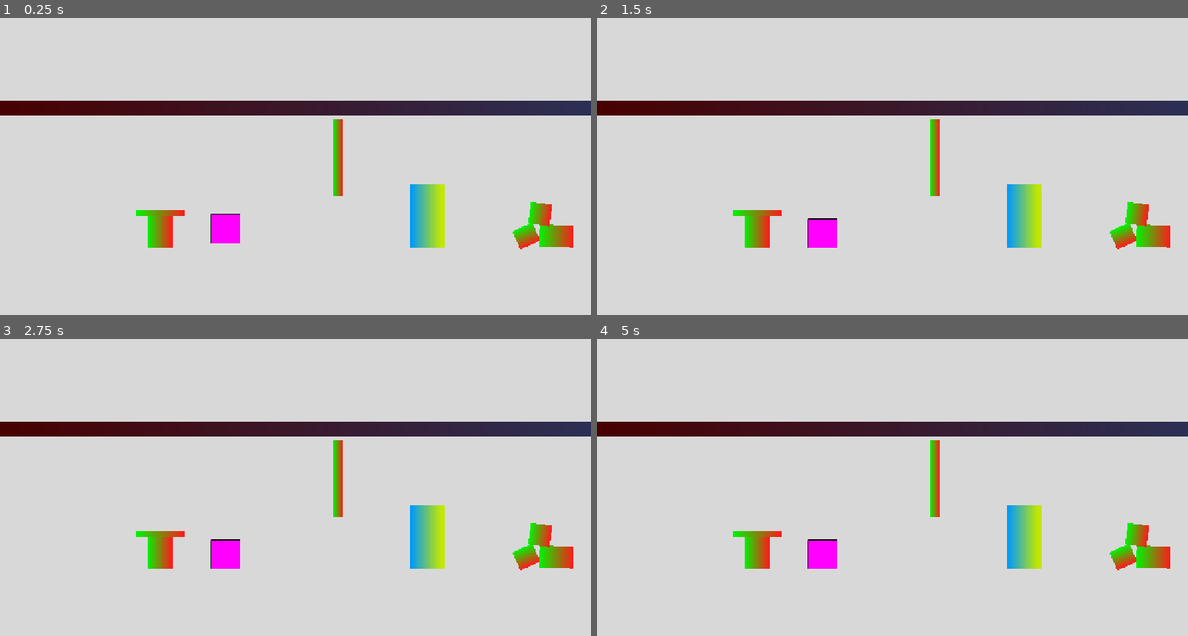
Above: before the commit, frames 1-4 (two rows, left to right).
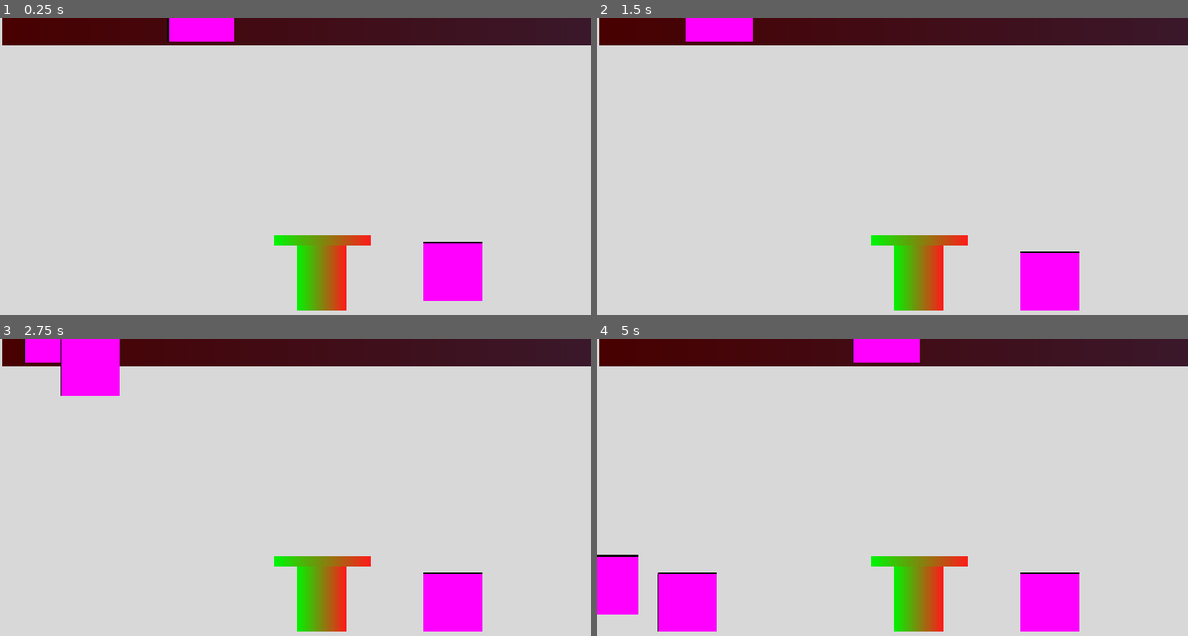
Above: after the commit, the same moments.

Repository: LuanDiegs/FelpoJam
Game: Godot game, scene res://Cenas/Placeholders/base_level_test.tscn
The game is run twice, just before and just after one commit, with the same random seed, the same clock (stepped at 60 frames per second) and the same inputs. The project has no main scene, so this scene is started directly.
Inputs:
- Up to frame 1 (0.25 s): no input
- Up to frame 2 (1.5 s): hold D (move_right) 0.53-1.28 s; tap Space (jump) at 0.6, 0.77, 1.07 s; hold A (move_left) from 1.28 s (still down); tap Shift (slide) at 1.35 s
- Up to frame 3 (2.75 s): tap Space (jump) at 1.52, 1.55, 1.82, 2.1 s; tap Enter at 2 s; release A (move_left) at 2.03 s; hold D (move_right) from 2.03 s (still down)
- Up to frame 4 (5 s): tap Shift (slide) at 2.85, 4.35 s; tap Space (jump) at 3.02, 3.05, 3.32, 3.6, 3.77, 4.07, 4.52, 4.55, 4.82 s; release D (move_right) at 3.53 s; hold A (move_left) from 3.53 s (still down)

The runs differ from the first frame. In frame 1, 22% of the frame differs, in the area x 0-100%, y 0-99%; in frame 2, 22%; in frame 3, 23%; in frame 4, 26%.

Commit message:
Melhorei a fisica do personagem
Adicionei novas melhorias na fisica e movimentação dopersonagem, agora o personagem não fica mais preso no chão e não fica mais preso em cima de certos objetos

Diff:
--- a/source/felpojam--projeto-gigantossauro/Cenas/Placeholders/base_level_test.tscn
+++ b/source/felpojam--projeto-gigantossauro/Cenas/Placeholders/base_level_test.tscn
@@ -2,6 +2,7 @@
 
 [ext_resource type="PackedScene" uid="uid://3euyqw8mawnm" path="res://Cenas/player_boss_battle.tscn" id="1_vaer1"]
 [ext_resource type="PackedScene" uid="uid://b1ufgtckjsbtw" path="res://Cenas/Placeholders/obstacle_placeholder.tscn" id="2_g0id4"]
+[ext_resource type="PackedScene" uid="uid://cjy0bum5jk1cp" path="res://Cenas/boss.tscn" id="3_jafct"]
 
 [sub_resource type="Gradient" id="Gradient_72efe"]
 colors = PackedColorArray(0.8474744, 0.84747446, 0.84747446, 1, 0.84705883, 0.84705883, 0.84705883, 1)
@@ -41,7 +42,7 @@
 [node name="Base_level_test" type="Node2D" unique_id=1242278278]
 
 [node name="Background" type="Sprite2D" parent="." unique_id=2037398130]
-position = Vector2(0, -670)
+position = Vector2(-505, -700.00006)
 scale = Vector2(113.28125, 38.90625)
 texture = SubResource("GradientTexture2D_xna6u")
 centered = false
@@ -214,9 +215,8 @@
 texture = SubResource("GradientTexture2D_upuu2")
 
 [node name="Camera2D" type="Camera2D" parent="." unique_id=918689281]
-position = Vector2(0, -360)
+position = Vector2(-5, 5)
 anchor_mode = 0
-zoom = Vector2(0.5, 0.5)
 
 [node name="StaticBody2D" type="StaticBody2D" parent="." unique_id=1842553620]
 collision_layer = 64
@@ -231,3 +231,8 @@
 
 [node name="ObstaclePlaceholder" parent="." unique_id=357976468 instance=ExtResource("2_g0id4")]
 position = Vector2(975, 525)
+
+[node name="Boss" parent="." unique_id=261981283 instance=ExtResource("3_jafct")]
+position = Vector2(280, 55)
+left_limit = 0.0
+right_limit = 720.0
--- a/source/felpojam--projeto-gigantossauro/Cenas/Placeholders/obstacle_placeholder.tscn
+++ b/source/felpojam--projeto-gigantossauro/Cenas/Placeholders/obstacle_placeholder.tscn
@@ -1,6 +1,8 @@
 [gd_scene format=3 uid="uid://b1ufgtckjsbtw"]
 
 [ext_resource type="Script" uid="uid://e5xfdpnl4n48" path="res://Scripts/obstacle.gd" id="1_lnmmn"]
+
+[sub_resource type="PhysicsMaterial" id="PhysicsMaterial_lnmmn"]
 
 [sub_resource type="PlaceholderTexture2D" id="PlaceholderTexture2D_0ui4t"]
 size = Vector2(128, 128)
@@ -12,8 +14,9 @@
 size = Vector2(130, 130)
 
 [node name="ObstaclePlaceholder" type="RigidBody2D" unique_id=357976468 groups=["Obstacles"]]
-collision_layer = 66
-collision_mask = 65
+collision_layer = 2
+collision_mask = 67
+physics_material_override = SubResource("PhysicsMaterial_lnmmn")
 script = ExtResource("1_lnmmn")
 
 [node name="Texture" type="Sprite2D" parent="." unique_id=560448378]
--- /dev/null
+++ b/source/felpojam--projeto-gigantossauro/Cenas/boss.tscn
@@ -0,0 +1,22 @@
+[gd_scene format=3 uid="uid://cjy0bum5jk1cp"]
+
+[ext_resource type="Script" uid="uid://cx7ba220nwemk" path="res://Scripts/boss.gd" id="1_c7w6l"]
+
+[sub_resource type="PlaceholderTexture2D" id="PlaceholderTexture2D_1xof2"]
+size = Vector2(146, 274)
+
+[sub_resource type="RectangleShape2D" id="RectangleShape2D_mwuxf"]
+size = Vector2(154, 270)
+
+[node name="Boss" type="Node2D" unique_id=261981283]
+script = ExtResource("1_c7w6l")
+
+[node name="Sprite2D" type="Sprite2D" parent="." unique_id=1768347236]
+position = Vector2(0, -137)
+texture = SubResource("PlaceholderTexture2D_1xof2")
+
+[node name="Area" type="Area2D" parent="." unique_id=1522206941]
+
+[node name="Collision" type="CollisionShape2D" parent="Area" unique_id=1247697118]
+position = Vector2(0, -140)
+shape = SubResource("RectangleShape2D_mwuxf")
--- a/source/felpojam--projeto-gigantossauro/Cenas/player_boss_battle.tscn
+++ b/source/felpojam--projeto-gigantossauro/Cenas/player_boss_battle.tscn
@@ -3,43 +3,57 @@
 [ext_resource type="Script" uid="uid://ch7gfodb7a1f0" path="res://Scripts/player_boss_battle.gd" id="1_g784b"]
 
 [sub_resource type="RectangleShape2D" id="RectangleShape2D_08rgd"]
-size = Vector2(146, 274)
+size = Vector2(146, 269)
 
 [sub_resource type="RectangleShape2D" id="RectangleShape2D_g784b"]
-size = Vector2(160, 267)
+size = Vector2(154, 270)
 
 [node name="PlayerBossBattle" type="CharacterBody2D" unique_id=215043948]
-position = Vector2(0, -137)
+position = Vector2(0, -1)
 collision_mask = 70
 script = ExtResource("1_g784b")
 
 [node name="Collision" type="CollisionShape2D" parent="." unique_id=326079195]
-visible = false
+position = Vector2(0, -139.5)
 shape = SubResource("RectangleShape2D_08rgd")
 debug_color = Color(0, 0.6, 0.7019608, 0.41960785)
 
 [node name="Hurtbox" type="Area2D" parent="." unique_id=55514792]
+position = Vector2(0, -137)
 collision_layer = 32
 collision_mask = 0
 
 [node name="Collision" type="CollisionShape2D" parent="Hurtbox" unique_id=1801665405]
-position = Vector2(0, -2.5)
+position = Vector2(0, -3.25)
 shape = SubResource("RectangleShape2D_g784b")
 debug_color = Color(1, 0.2784314, 0.3019608, 0.49803922)
 
 [node name="RayJump" type="RayCast2D" parent="." unique_id=1235867979]
-position = Vector2(-73, 0)
+position = Vector2(-60, -137)
 scale = Vector2(4, 4)
-target_position = Vector2(0, 35)
-collision_mask = 64
+target_position = Vector2(-3, 36)
+collision_mask = 66
 
 [node name="RayJump2" type="RayCast2D" parent="." unique_id=128805423]
-scale = Vector2(4, 4)
-target_position = Vector2(0, 35)
-collision_mask = 64
+position = Vector2(0, -137)
+scale = Vector2(36, 36)
+target_position = Vector2(0, 4)
+collision_mask = 66
 
 [node name="RayJump3" type="RayCast2D" parent="." unique_id=668276863]
-position = Vector2(73, 0)
+position = Vector2(61, -137)
 scale = Vector2(4, 4)
-target_position = Vector2(0, 35)
-collision_mask = 64
+target_position = Vector2(3, 36)
+collision_mask = 66
+
+[node name="RayJump4" type="RayCast2D" parent="." unique_id=811137018]
+position = Vector2(61, -137)
+scale = Vector2(4, 4)
+target_position = Vector2(-5, 36)
+collision_mask = 66
+
+[node name="RayJump5" type="RayCast2D" parent="." unique_id=895824606]
+position = Vector2(-60, -137)
+scale = Vector2(4, 4)
+target_position = Vector2(5, 36)
+collision_mask = 66
--- /dev/null
+++ b/source/felpojam--projeto-gigantossauro/Scripts/boss.gd
@@ -0,0 +1,63 @@
+extends Node2D
+
+#Variaveis
+enum State { WALKING, ATTACK }
+
+var actual_state := State.WALKING
+var direction : int = 1
+var attack_timer : float = 0
+var can_instantiate : bool = true
+
+@export var speed : float = 600
+@export var left_limit : float = -200
+@export var right_limit : float = 200
+@export var attack_chance : float = 0.005 #Chance por frame
+@export var attack_time : float = 1 #Segundos
+
+var obstacle = preload("res://Cenas/Placeholders/obstacle_placeholder.tscn")
+
+
+func init_attack():
+
+	pass
+
+func _process(delta: float) -> void:
+
+	match actual_state:
+
+		State.WALKING:
+
+			position.x += (direction * speed) * delta
+
+			position.round()
+
+			if position.x >= right_limit:
+				position.x = right_limit
+				direction = -1
+			elif position.x <= left_limit:
+				position.x = left_limit
+				direction = 1
+
+			if randf() < attack_chance:
+				can_instantiate = true
+				actual_state = State.ATTACK
+				attack_timer = attack_time
+
+		State.ATTACK:
+
+			attack_timer -= delta
+			if attack_timer <= 0:
+
+				var instance = obstacle.instantiate()
+
+				if can_instantiate:
+					var layer = get_parent()
+					instance.position = Vector2(position.x, position.y)
+					layer.add_child(instance)
+					can_instantiate = false
+				else:
+
+					actual_state = State.WALKING
+
+
+	pass
--- a/source/felpojam--projeto-gigantossauro/Scripts/player_boss_battle.gd
+++ b/source/felpojam--projeto-gigantossauro/Scripts/player_boss_battle.gd
@@ -8,9 +8,8 @@
 @export var turn_acelleration : float = 1800
 @export var friction : float = 1600
 @export var jump_force : float = -800
-@onready var ray_jump = $RayJump
-@onready var ray_jump2 = $RayJump2
-@onready var ray_jump3 = $RayJump3
+
+@onready var ray_jumps = [$RayJump, $RayJump2, $RayJump3, $RayJump4, $RayJump5]
 
 @onready var collision_shape = $Collision
 @onready var hurtbox = $Hurtbox
@@ -27,7 +26,7 @@
 #Função que checa se está no chão
 func in_floor() -> bool:
 	#Retrona o valor de colisão do raycast
-	return ray_jump.is_colliding() or ray_jump2.is_colliding() or ray_jump3.is_colliding()
+	return ray_jumps[0].is_colliding() or ray_jumps[1].is_colliding() or ray_jumps[2].is_colliding() or ray_jumps[3].is_colliding() or ray_jumps[4].is_colliding()
 
 func set_slide(sliding: bool):
 
@@ -97,9 +96,6 @@
 	if !in_floor():
 		#Aplica a gravidade
 		velocity.y += gravity * delta
-	else: #caso contrario
-		#Zera a velocidade y
-		velocity.y = 0
 
 	#Salva o valor das teclas pressionadas, uma em valor negativo e outra em valor positivo
 	var direction = Input.get_axis("move_left", "move_right")
@@ -137,11 +133,30 @@
 	if collision:
 		#Pega com quem está colidindo
 		var collider = collision.get_collider()
-		#Checa se o colisor está no grupo dos obstaculos
-		if collider.is_in_group("Obstacles"):
-			#Checa se o colissor é um rigidbody
-			if collider is RigidBody2D:
-				#Direção oposta à normal da colisão (empurra para longe)
-				var push_dir = -collision.get_normal()
-				#Aplica o impulso no que colidir
-				collider.apply_central_impulse(push_dir * abs(velocity.x / 2))
+		#Checa se o colisor está no grupo dos obstaculos se o colissor é um rigidbody
+		if collider.is_in_group("Obstacles") and collider is RigidBody2D:
+
+			#Pega o normal da colisão
+			var normal = collision.get_normal()
+			#Checa se o normal x é maior que o normal y
+			if abs(normal.x) > abs(normal.y):
+				#Pega a direção inversa do normal
+				var push_dir = -normal
+				#Aplica o empurrão
+				collider.apply_central_impulse(push_dir * abs(velocity.x / 2.5))
+			else: #caso contrario
+				#Se o normal de y for maior que 0
+				if normal.y > 0:
+					#Aplica o empurrão
+					collider.apply_central_impulse(Vector2(0, velocity.y))
+
+	#Checa se está no chão
+	if ray_jumps[1].is_colliding():
+		#Pega o ponto de colisão do raycast
+		var collision_point = ray_jumps[1].get_collision_point()
+		#Checa se a posição global y é maior que o ponto de colisão
+		if global_position.y > collision_point.y:
+			#Define o y como o ponto de colisão
+			global_position.y = collision_point.y
+			#Zera a velocidade
+			velocity.y = 0
Not shown, added: source/felpojam--projeto-gigantossauro/Scripts/boss.gd.uid
